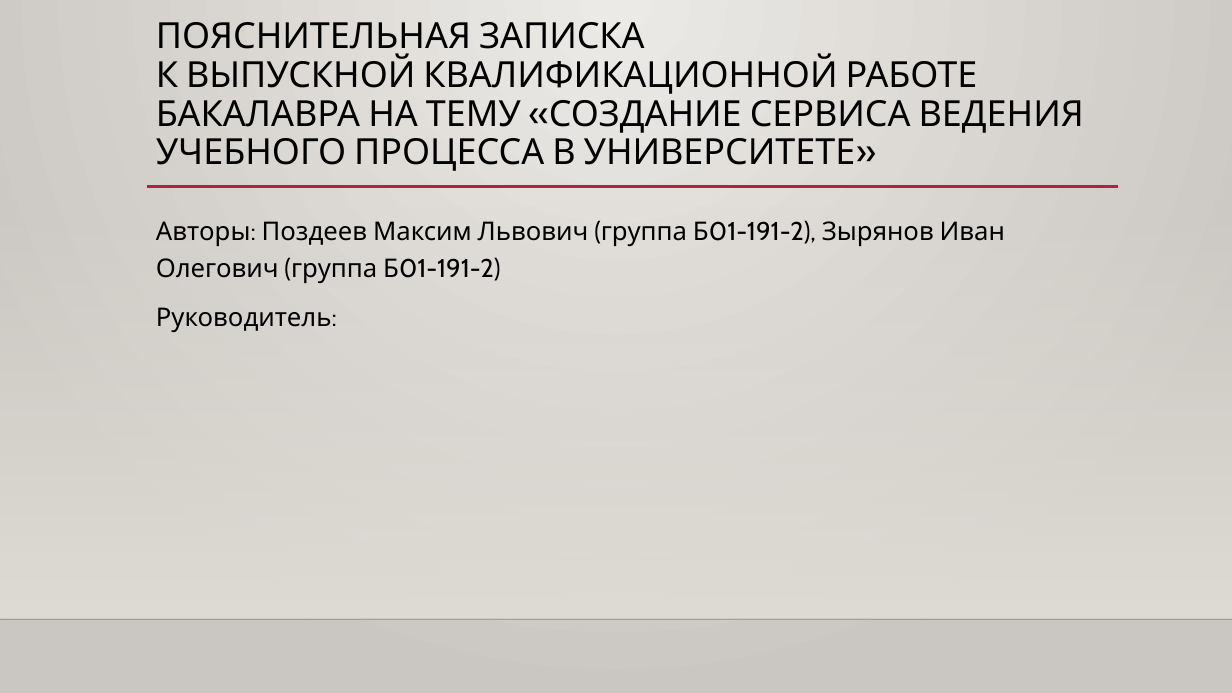
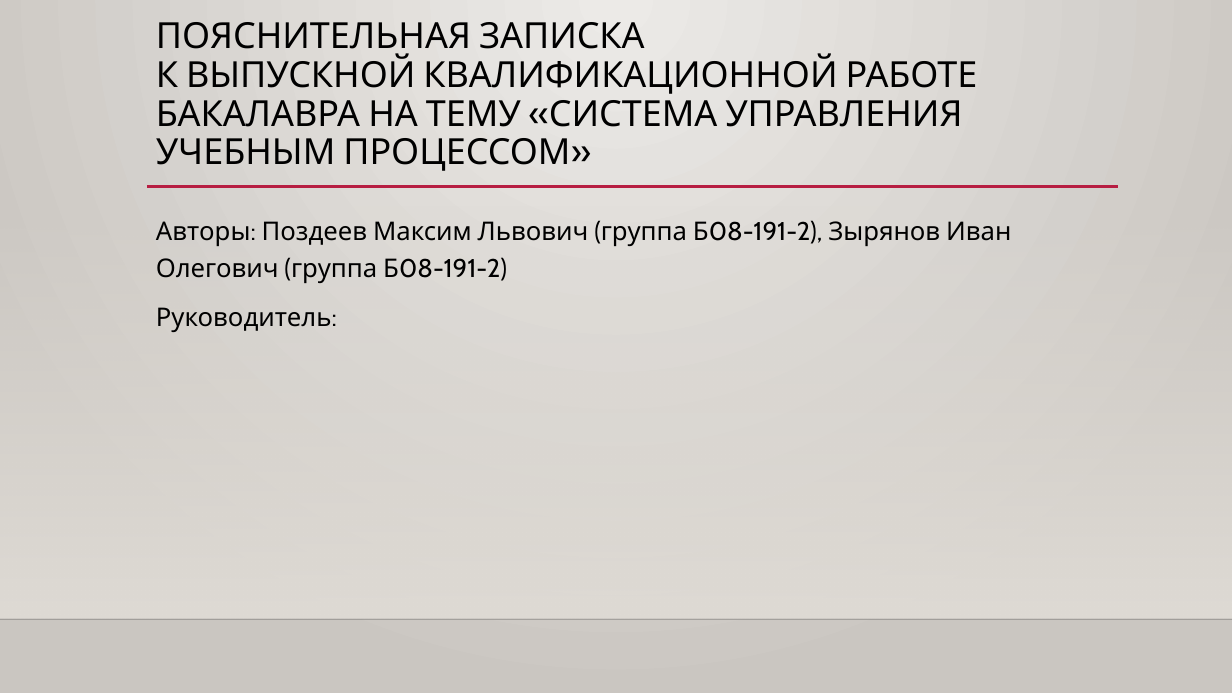
Before and after one commit to mpozdeevf/Diploma, a slide deck: slide 1 of Презентация ВКР Бакалавра.pptx. Drawn at 1232x693 pixels with LibreOffice and Linux fonts; fonts in the diff are those of the drawing; background and template pictures are left out. Boxes give left, top, right and bottom in pixels: in the first picture for what was removed or moved away, otherwise in the second. Text is boxed around its words. In the diff, an @@ line names an element or a change of style, - is before the commit and + after.

```diff
--- a/Презентация ВКР Бакалавра.pptx
+++ b/Презентация ВКР Бакалавра.pptx
@@ title at <box>156,22,978,171</box>: text changed @@
-ПОЯСНИТЕЛЬНАЯ ЗАПИСКА
-К ВЫПУСКНОЙ КВАЛИФИКАЦИОННОЙ РАБОТЕ БАКАЛАВРА НА ТЕМУ «СОЗДАНИЕ СЕРВИСА ВЕДЕНИЯ УЧЕБНОГО ПРОЦЕССА В УНИВЕРСИТЕТЕ»
+ПОЯСНИТЕЛЬНАЯ ЗАПИСКА
+К ВЫПУСКНОЙ КВАЛИФИКАЦИОННОЙ РАБОТЕ БАКАЛАВРА НА ТЕМУ «СИСТЕМА УПРАВЛЕНИЯ УЧЕБНЫМ ПРОЦЕССОМ»
@@ text at <box>156,220,1011,283</box>: text changed @@
-Авторы: Поздеев Максим Львович (группа Б01-191-2), Зырянов Иван Олегович (группа Б01-191-2)
+Авторы: Поздеев Максим Львович (группа Б08-191-2), Зырянов Иван Олегович (группа Б08-191-2)
```
Also in this commit, not shown: 3 other slides changed, 3 slides added, 1 slide removed, 8 other files.
